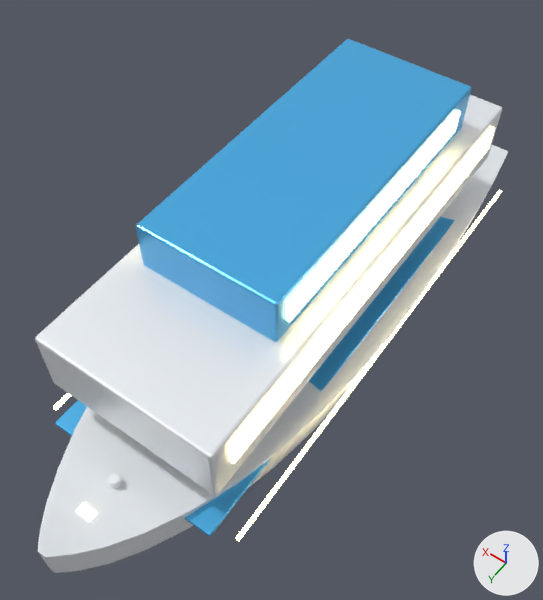
The glTF model public/assets/models/traffic_ferry.glb, before and after one commit.
The view is the same before and after, from a 50 mm camera at (-6.28, 9.49, 15.21) aimed at (-0.06, 0.79, 1.53). The axes (+X, +Y, +Z) are drawn at lower right. The lights are the same throughout. The picture after the commit comes second. Vertices at exactly the same position are counted once.

Names of what the first picture shows: 'Ferry_BowCleat', 'Ferry_BowLight', 'Ferry_Hull', 'Ferry_MainDeck', 'Ferry_NeonRailL', 'Ferry_NeonRailR', 'LowerCabin', 'LowerWindows', 'UpperObservationDeck', 'UpperWindows'.
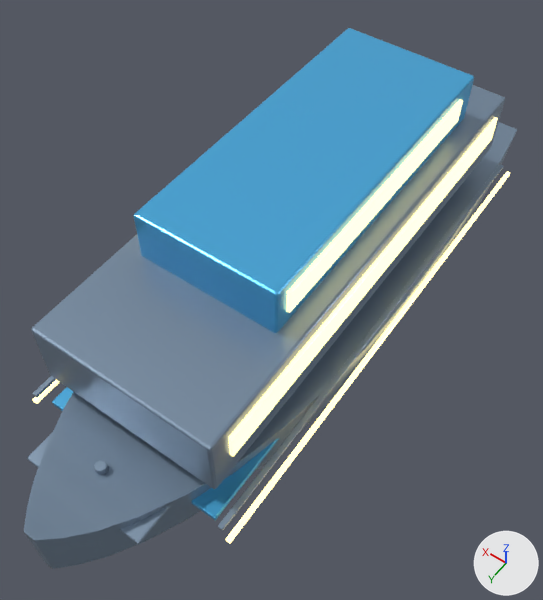
Pixel boxes [x1, y1, x2, y2] of what changed, in the pictures (543 x 600 px):
'UpperObservationDeck', moved
    before: [136, 39, 471, 342]
    after: [134, 28, 474, 333]
'LowerCabin', recoloured, moved
    before: [35, 95, 502, 496]
    after: [31, 85, 505, 489]
'Ferry_Hull', recoloured, reshaped
    before: [38, 145, 508, 573]
    after: [24, 122, 517, 569]
'LowerWindows', surface changed, moved
    before: [229, 127, 495, 464]
    after: [228, 117, 498, 457]
'Ferry_MainDeck', moved
    before: [55, 217, 455, 537]
    after: [52, 387, 280, 520]
'UpperWindows', surface changed, moved
    before: [286, 110, 460, 322]
    after: [286, 99, 463, 313]
'Ferry_NeonRailL', surface changed, reshaped, moved (7% wider, 6% taller)
    before: [236, 190, 502, 541]
    after: [226, 171, 510, 544]
'Ferry_GunwaleTrimL', added
    after: [218, 164, 504, 531]
'Ferry_ForeDeck', added
    after: [27, 433, 171, 545]
'Ferry_BowCleat', recoloured
    both: [94, 460, 122, 489]
'Ferry_NeonRailR', surface changed, moved
    before: [53, 393, 72, 410]
    after: [32, 380, 59, 404]
'Ferry_BowLight', surface changed
    both: [76, 503, 97, 521]
'Ferry_GunwaleTrimR', added
    after: [33, 376, 56, 397]

The edits, one by one:
Material 'FerryHull' (mat_ferryhull) changes colour from white #f1f6fa to greyish blue #7c90a6; in linear values from (0.88, 0.92, 0.96) to (0.2, 0.28, 0.38).
In material 'FerryWindows' (mat_ferrywindows), emission_strength goes from 5.39 to 2.156.
me_ferry_hullmesh is used by ob_ferry_hull; location (0.0, 0.0, 0.0).
me_ferry_hullmesh had 598 vertices, 1192 faces and spanned x -2.6..2.6, y -8.0..8.0, z -0.9..1.4.
me_ferry_hullmesh now has 654 vertices, 1304 faces and spans x -2.6..2.6, y -8.0..8.0, z -0.4..2.3.
me_ferry_hullmesh part 1: 12 vertices moved within x -2.5..2.5, y -8.0..8.0, z 0.3..0.7; 565 vertices removed from x -2.6..2.6, y -8.0..8.0, z -0.9..1.4; 621 vertices added at x -2.6..2.6, y -8.0..8.0, z -0.4..2.3.
me_cube is used by ob_ferry_neonraill; location (-2.55, -0.64, 0.5).
me_cube had 56 vertices, 108 faces and spanned x -0.05..0.05, y -6.08..6.08, z -0.05..0.05.
me_cube now has 56 vertices, 108 faces and spans x -0.05..0.05, y -6.24..6.24, z -0.05..0.05.
me_cube part 2: the whole mesh is multiplied about its middle by the matrix ((1.268, 0.0, 0.0), (0.0, 1.026, 0.0), (0.0, 0.0, 1.268)).
Mesh me_cube_003_1 is new.
It has 56 vertices, 108 faces and spans x -0.06..0.06, y -6.08..6.08, z -0.04..0.04.
It uses material mat_ferryhull (greyish blue #7c90a6).
Mesh me_cube_005_1 is new.
It has 56 vertices, 108 faces and spans x -1.46..1.46, y -2.08..2.08, z -0.06..0.06.
It uses material mat_ferryhull (greyish blue #7c90a6).
Object 'Ferry_MainDeck' (ob_ferry_maindeck) moves from (0.0, -0.48, 0.73) to (0.0, -0.64, 1.34).
Object 'Ferry_NeonRailL' (ob_ferry_neonraill) moves from (-2.55, -0.64, 0.5) to (-2.6, -0.48, 1.2).
Object 'Ferry_NeonRailR' (ob_ferry_neonrailr) moves from (2.55, -0.64, 0.5) to (2.6, -0.48, 1.2).
Object 'LowerCabin' (ob_lowercabin) moves from (0.0, -0.32, 2.78) to (0.0, -0.32, 3.07).
Object 'LowerWindows' (ob_lowerwindows) moves from (0.0, -0.32, 2.98) to (0.0, -0.32, 3.26).
Object 'UpperObservationDeck' (ob_upperobservationdeck) moves from (0.0, -0.96, 4.13) to (0.0, -0.96, 4.42).
Object 'UpperWindows' (ob_upperwindows) moves from (0.0, -0.8, 4.22) to (0.0, -0.8, 4.51).
Object 'Ferry_GunwaleTrimR' (ob_ferry_gunwaletrimr) is new; it shows me_cube_003_1.
Its location is (2.44, -0.32, 1.61).
Object 'Ferry_GunwaleTrimL' (ob_ferry_gunwaletriml) is new; it shows a copy of me_cube_003_1.
Its location is (-2.44, -0.32, 1.61).
Object 'Ferry_ForeDeck' (ob_ferry_foredeck) is new; it shows me_cube_005_1.
Its location is (0.0, 4.8, 1.7).
